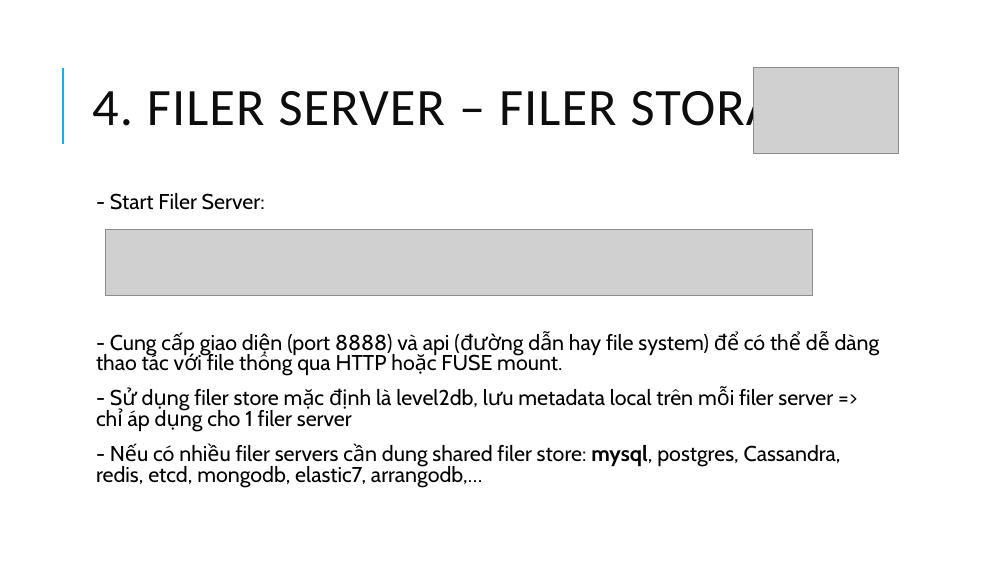
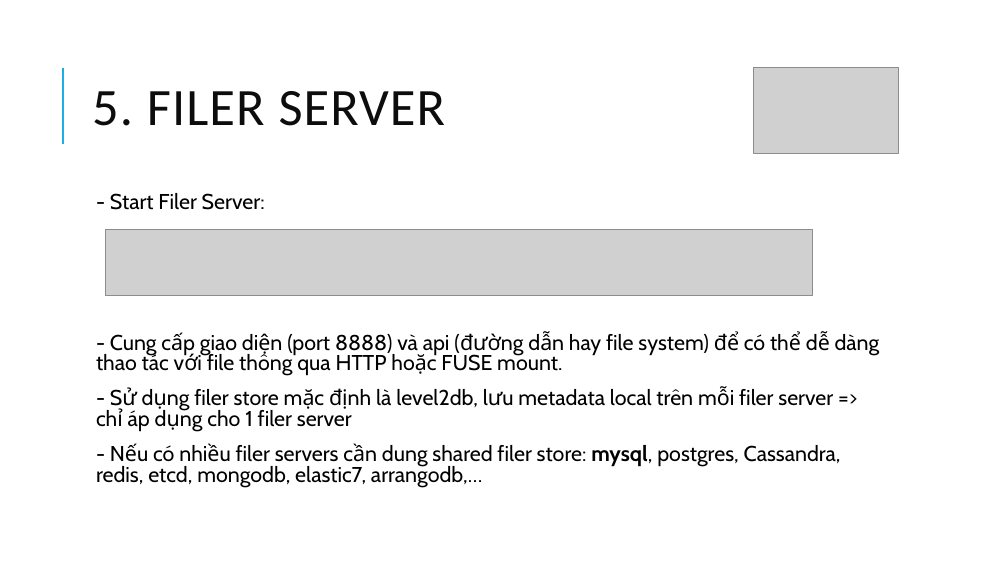
Before and after one commit to chi-org/seaweedfs-test, a slide deck: slide 12 of SeaweedFS_2.pptx (slide 11 before the commit). Drawn at 1008x567 pixels with LibreOffice and Linux fonts; fonts in the diff are those of the drawing; grey boxes stand for pictures. Boxes give left, top, right and bottom in pixels: in the first picture for what was removed or moved away, otherwise in the second. Text is boxed around its words. In the diff, an @@ line names an element or a change of style, - is before the commit and + after.

```diff
--- a/SeaweedFS_2.pptx
+++ b/SeaweedFS_2.pptx
@@ title at [92,91,446,126]: text changed @@
-4. FILER SERVER – FILER STORAGE
+5. FILER SERVER
```
Also in this commit, not shown: 21 other slides changed, 1 slide added, 1 other file.
